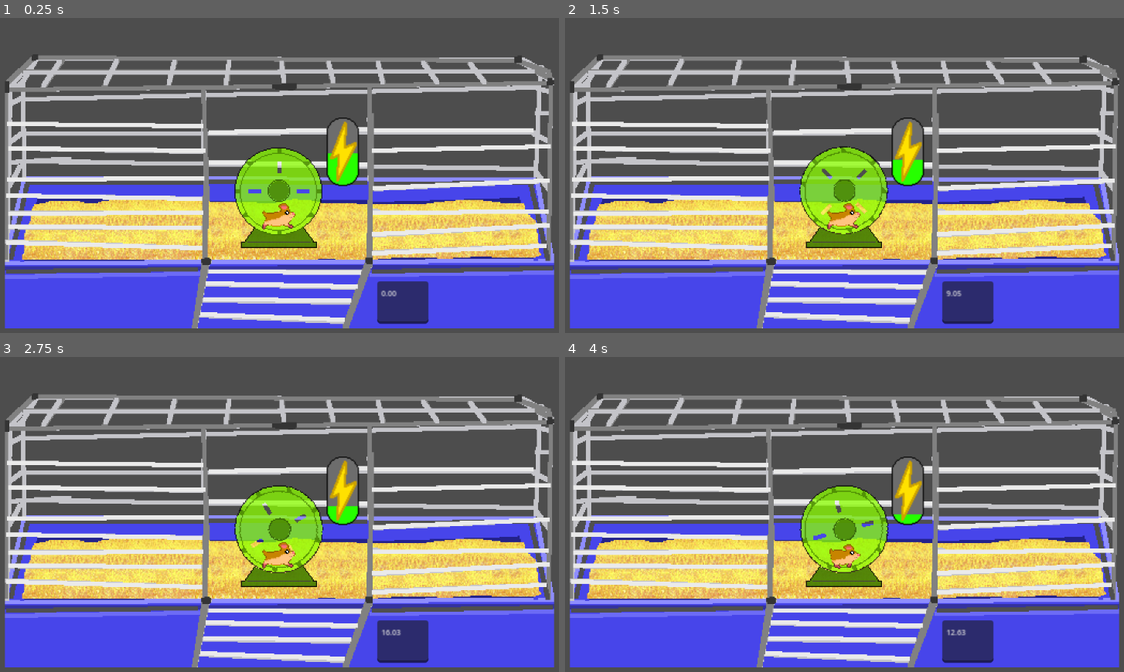
Above: before the commit, frames 1-4 (two rows, left to right).
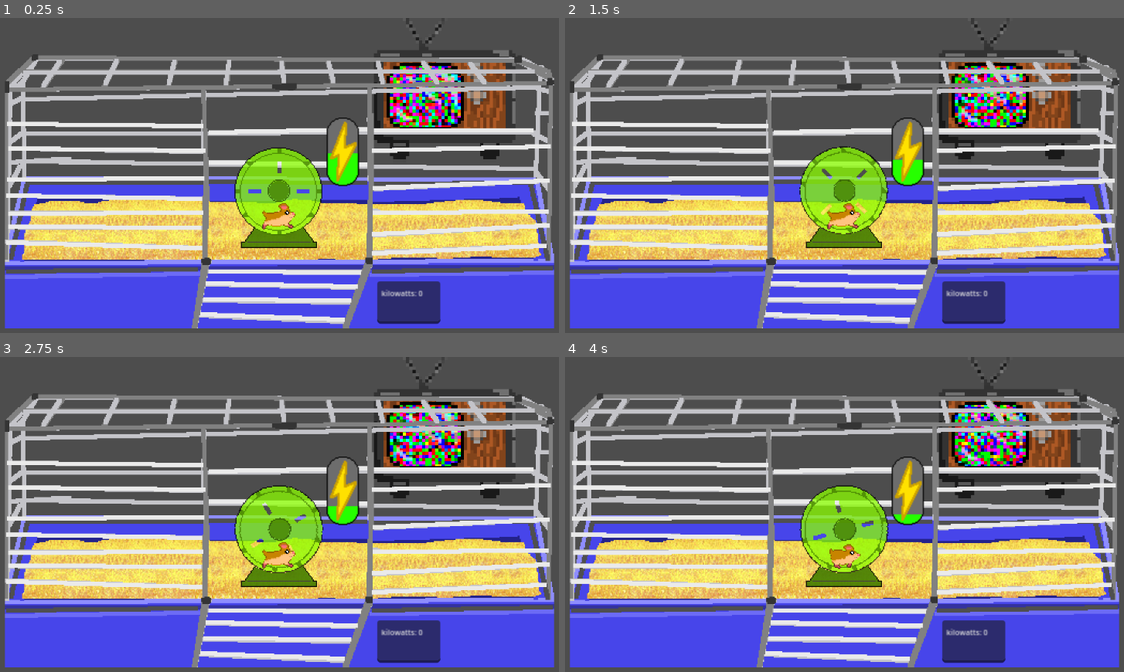
Above: after the commit, the same moments.

Repository: jkingd0n/gmtk-2025
Game: Godot game, scene res://scenes/Main_Game.tscn
The game is run twice, just before and just after one commit, with the same random seed, the same clock (stepped at 60 frames per second) and the same inputs. The project has no main scene, so this scene is started directly.
Inputs:
- Up to frame 1 (0.25 s): no input
- Up to frame 2 (1.5 s): hold Space (accel) 0.53-1.28 s
- Up to frame 3 (2.75 s): hold Space (accel) from 2.03 s (still down)
- Up to frame 4 (4 s): release Space (accel) at 3.53 s

The runs differ from the first frame. In frame 1, 5.9% of the frame differs, in the area x 66-93%, y 1-98%; in frame 2, 5.9%; in frame 3, 5.9%; in frame 4, 5.9%.

Commit message:
tv integration

Diff:
--- a/scenes/Main_Game.tscn
+++ b/scenes/Main_Game.tscn
@@ -1,8 +1,9 @@
-[gd_scene load_steps=7 format=3 uid="uid://7asfedg7unoy"]
+[gd_scene load_steps=8 format=3 uid="uid://7asfedg7unoy"]
 
 [ext_resource type="Script" uid="uid://b8d4s0a4v5j4e" path="res://scripts/main_game.gd" id="1_vy804"]
 [ext_resource type="Texture2D" uid="uid://c2twwqcc2gdte" path="res://spritesheets/cage.png" id="2_7h5k3"]
 [ext_resource type="PackedScene" uid="uid://0nfb70330opl" path="res://prefabs/hammy_and_wheel.tscn" id="2_fcw3y"]
+[ext_resource type="PackedScene" path="res://prefabs/television.tscn" id="2_lqrf8"]
 [ext_resource type="Script" uid="uid://cbd8yip2hctwm" path="res://scripts/hammy_and_wheel.gd" id="3_nbsk6"]
 [ext_resource type="PackedScene" uid="uid://cdgvlthkdjrpc" path="res://prefabs/electricity_gauge.tscn" id="5_kvlix"]
 [ext_resource type="Script" uid="uid://boojiuw2ovcwl" path="res://scripts/electricity_gauge.gd" id="6_7h5k3"]
@@ -15,6 +16,10 @@
 
 [node name="Camera2D" type="Camera2D" parent="."]
 zoom = Vector2(2, 2)
+
+[node name="tv" parent="." instance=ExtResource("2_lqrf8")]
+position = Vector2(148, -108)
+scale = Vector2(3, 3)
 
 [node name="cage" type="Sprite2D" parent="."]
 texture_filter = 1
@@ -40,7 +45,7 @@
 [node name="total_energy" type="TextEdit" parent="."]
 offset_left = 91.0
 offset_top = 84.0
-offset_right = 139.0
+offset_right = 150.0
 offset_bottom = 124.0
 size_flags_horizontal = 3
 size_flags_vertical = 3
@@ -49,6 +54,7 @@
 
 [connection signal="electricity_update" from="electricity_gauge" to="." method="_on_electricity_gauge_electricity_update"]
 [connection signal="game_over" from="electricity_gauge" to="." method="_on_game_over"]
+[connection signal="game_over" from="electricity_gauge" to="tv" method="_on_game_over"]
 
 [editable path="hammy_and_wheel"]
 [editable path="hammy_and_wheel/wheel"]
--- a/scripts/electricity_gauge.gd
+++ b/scripts/electricity_gauge.gd
@@ -4,6 +4,7 @@
 signal electricity_update
 signal game_over
 var is_game_over : bool = false
+var total_electricity_generated = 0
 
 func _ready():
 	$electricity_timer.start()
@@ -19,6 +20,7 @@
 		is_game_over = true
 	if speed > 50:
 		remaining = min(remaining+1, 100)
+		total_electricity_generated += 1
 	else:
 		remaining = max(remaining-1, 0)
 	$electricity.value = remaining
--- a/scripts/hammy_and_wheel.gd
+++ b/scripts/hammy_and_wheel.gd
@@ -7,9 +7,7 @@
 	current_speed = new_speed
 	if new_speed > dust_threshold:
 		$SmokeNDustP03Vfx1.visible = true
-		$hammy_run.fast()
 	else:
 		$SmokeNDustP03Vfx1.visible = false
-		$hammy_run.normal()
 	$wheel/AnimationPlayer.speed_scale = new_speed
 	$hammy_run/AnimationPlayer.speed_scale = new_speed
--- a/scripts/main_game.gd
+++ b/scripts/main_game.gd
@@ -4,14 +4,21 @@
 @export var acceleration = 20
 @export var timeout = .3
 var accConstant = .01
-var stopped = false
 var animation_coefficient : float = .04
 var animation_speed = 0
 @export var decelCoefficient = .1
 var game_over : bool = false
+var timestamp_last_pressed : float = 0
+var sweat_threshold = .15
 
 func _input(event):
-	if event.is_action_pressed("accel") and not stopped:
+	if event.is_action_pressed("accel"):
+		var delta_pressed = Time.get_unix_time_from_system() - timestamp_last_pressed
+		timestamp_last_pressed = Time.get_unix_time_from_system()
+		if delta_pressed > sweat_threshold:
+			$hammy_and_wheel/hammy_run.normal()
+		else:
+			$hammy_and_wheel/hammy_run.fast()
 		speed += acceleration + (speed * accConstant)
 		animation_speed = animation_coefficient * speed
 		$hammy_and_wheel.update_speed(animation_speed)
@@ -19,7 +26,7 @@
 func _process(delta):
 	_decelerate(delta)
 	if not game_over:
-		$total_energy.text = str(speed).pad_decimals(2)
+		$total_energy.text = "kilowatts: " + str($electricity_gauge.total_electricity_generated)
 
 func _decelerate(delta):
 	var acc = speed * speed * decelCoefficient
@@ -28,10 +35,6 @@
 	decelCoefficient += (delta * .001)
 	$hammy_and_wheel.update_speed(animation_speed)
 
-func _on_speed_timeout_timeout():
-	stopped = true
-	print("timedout")
-
 func _on_electricity_gauge_electricity_update() -> void:
 	$electricity_gauge.update_electricity(speed)
 
--- a/scripts/television.gd
+++ b/scripts/television.gd
@@ -1,4 +1,7 @@
 extends Node2D
+
+func _ready():
+	_turn_on()
 
 func _turn_on():
 	$Noise/AnimationPlayer.play("on")
@@ -9,3 +12,6 @@
 func _on_animation_player_animation_finished(anim_name):
 	if anim_name == "on":
 		$Noise/AnimationPlayer.play("static")
+
+func _on_game_over() -> void:
+	_shut_down()
